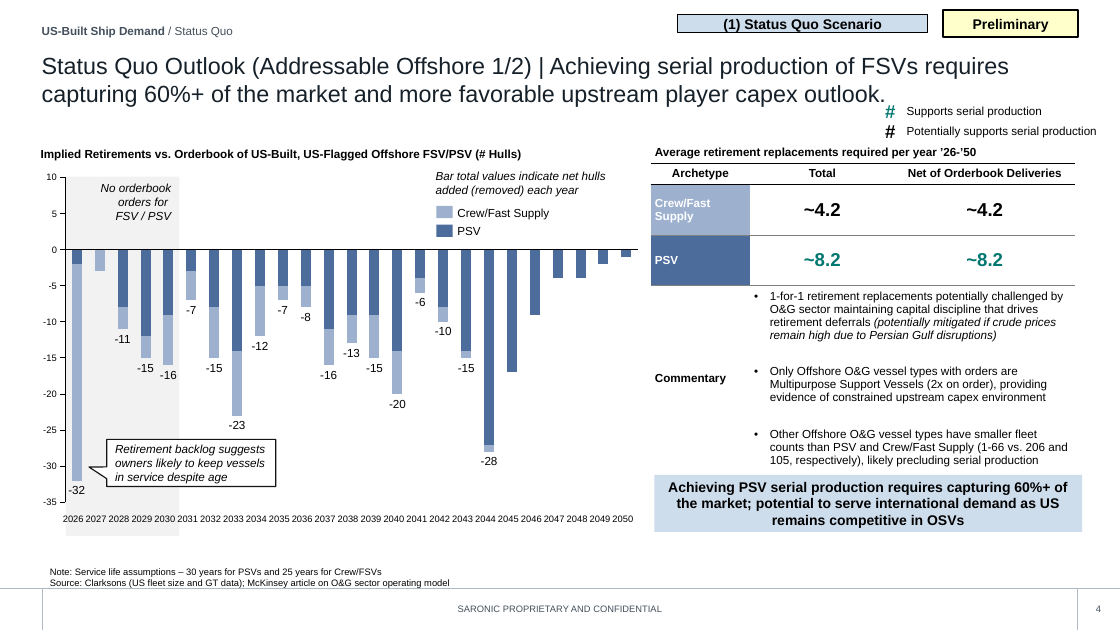
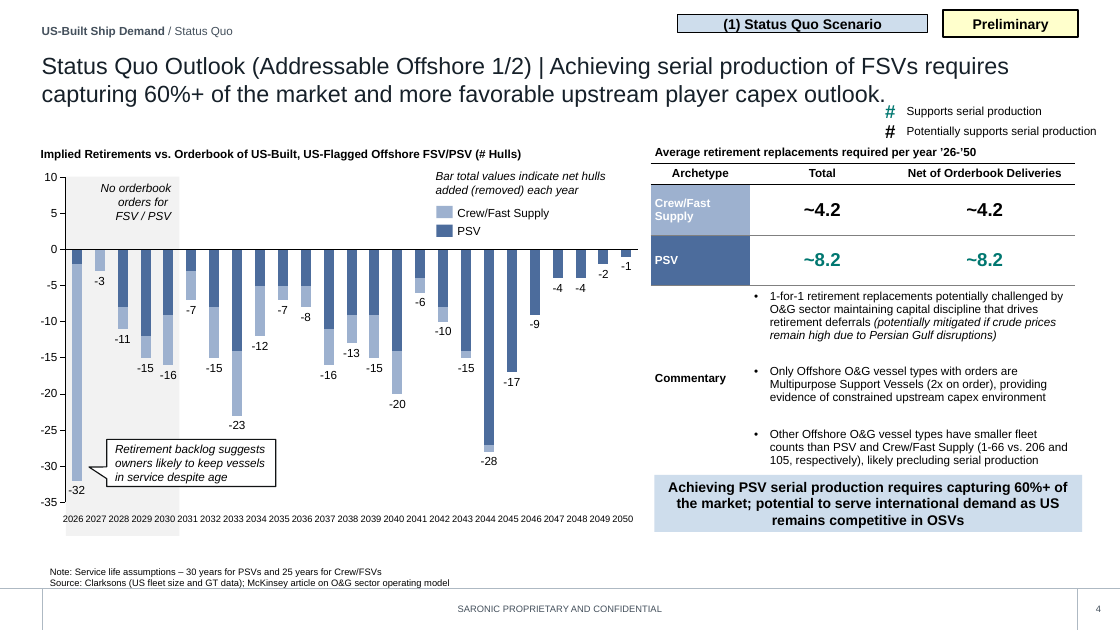
Before and after one commit to toole-brendan/slide_factory, a slide deck: slide 4 of style_library/library.pptx. Drawn at 1120x630 pixels with LibreOffice and Linux fonts; fonts in the diff are those of the drawing; background and template pictures are left out. Boxes give left, top, right and bottom in pixels: in the first picture for what was removed or moved away, otherwise in the second. Text is boxed around its words. In the diff, an @@ line names an element or a change of style, - is before the commit and + after.

```diff
--- a/style_library/library.pptx
+++ b/style_library/library.pptx
@@ column stacked chart at (x1=28, y1=157, x2=646, y2=523) @@
@@ category axis changed @@
@@ value axis changed @@
@@ text added at (x1=621, y1=262, x2=631, y2=270), 10 pt, text #000000 @@
+-1
@@ text added at (x1=94, y1=277, x2=104, y2=285), 10 pt, text #000000 @@
+-3
@@ text added at (x1=553, y1=284, x2=563, y2=292), 10 pt, text #000000 @@
+-4
@@ text added at (x1=575, y1=284, x2=585, y2=292), 10 pt, text #000000 @@
+-4
@@ text added at (x1=598, y1=270, x2=608, y2=278), 10 pt, text #000000 @@
+-2
@@ text added at (x1=530, y1=320, x2=540, y2=328), 10 pt, text #000000 @@
+-9
@@ text added at (x1=503, y1=378, x2=520, y2=386), 10 pt, text #000000 @@
+-17
```
Also in this commit, not shown: 7 other slides changed, 55 other files.
